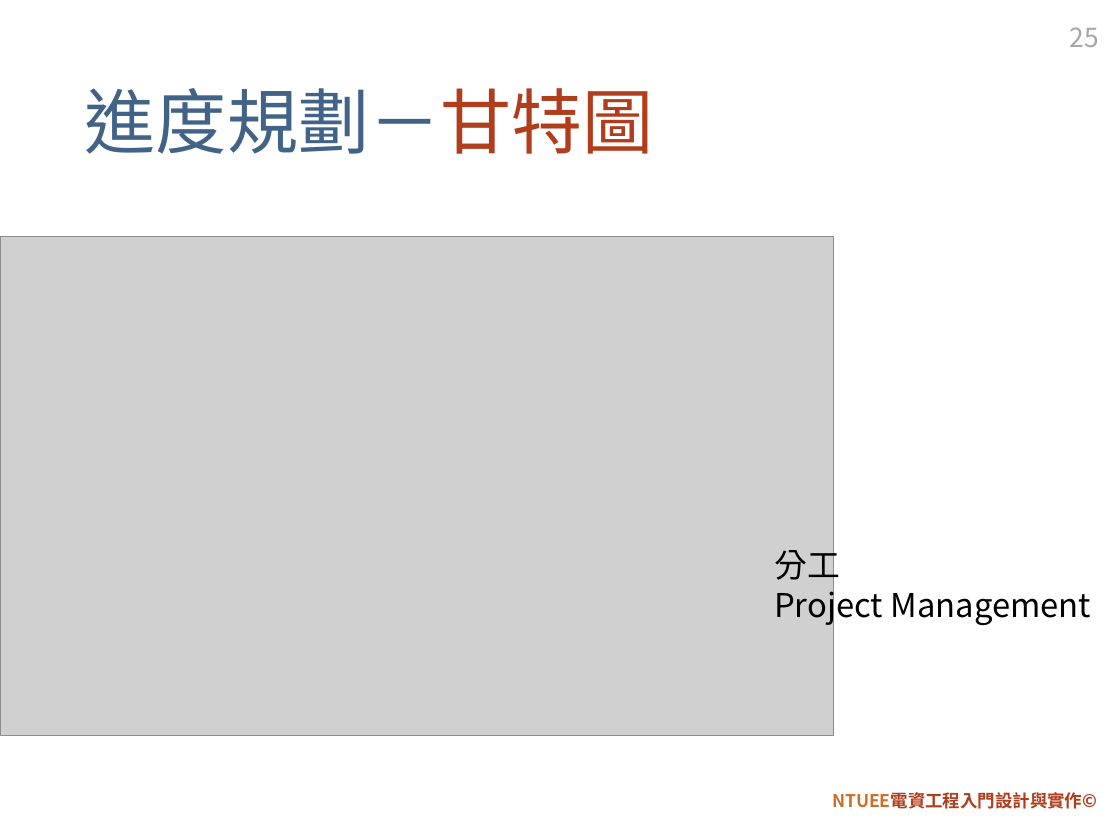
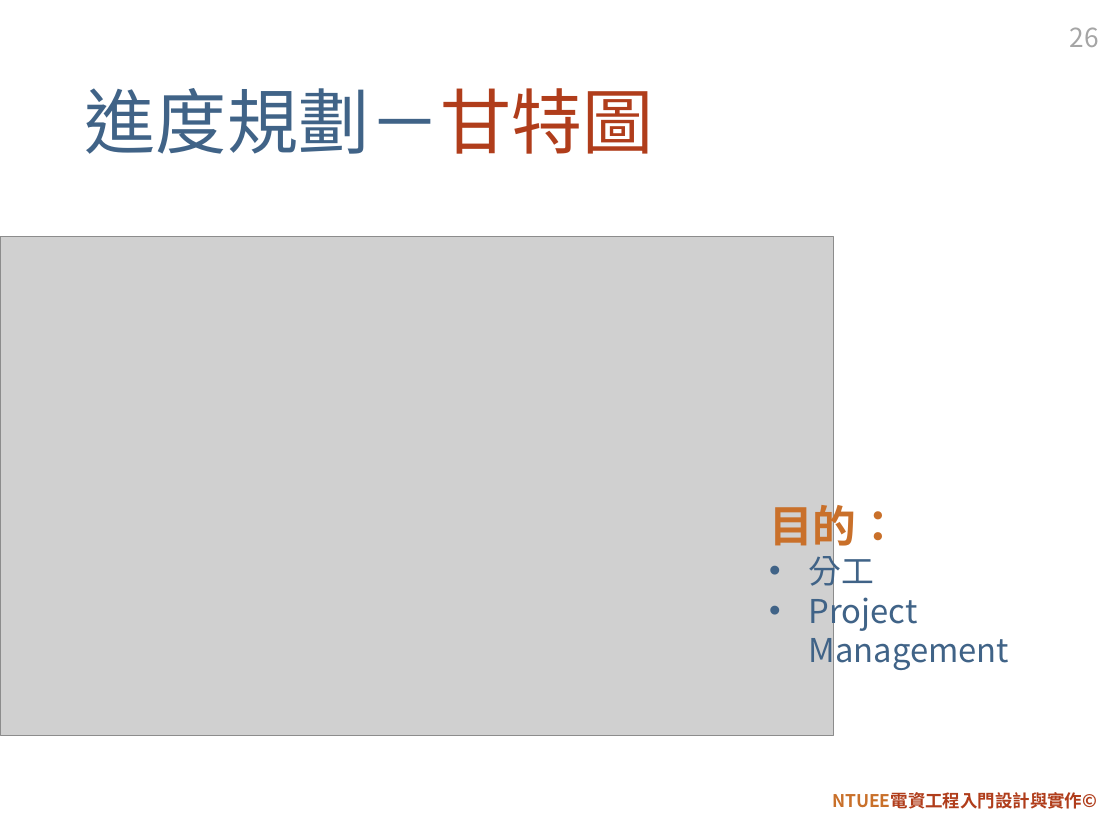
Before and after one commit to HowardChao/Creative-Cornerstone-Course-Design-for-ICT-and-Engineering-Education, a slide deck: slide 26 of 107_slides/第六週尋寶自走車.pptx (slide 25 before the commit). Drawn at 1120x840 pixels with LibreOffice and Linux fonts; fonts in the diff are those of the drawing; grey boxes stand for pictures; background and template pictures are left out. Boxes give left, top, right and bottom in pixels: in the first picture for what was removed or moved away, otherwise in the second. Text is boxed around its words. In the diff, an @@ line names an element or a change of style, - is before the commit and + after.

```diff
--- a/107_slides/第六週尋寶自走車.pptx
+++ b/107_slides/第六週尋寶自走車.pptx
@@ page number at bbox=[1070, 27, 1099, 47]: text changed @@
-25
+26
@@ text "目的：": place and size @@
-text "目的：" at bbox=[774, 544, 1091, 625]
+text "目的：" at bbox=[769, 497, 1010, 670]
@@ text at bbox=[769, 497, 900, 552]: paragraph added @@
+目的：
@@ text at bbox=[809, 550, 1010, 670]: text colour #000000 to #406387 in "分工", "Project Management"; bullet none to • @@
```
Also in this commit, not shown: 2 other slides changed, 1 slide added.
